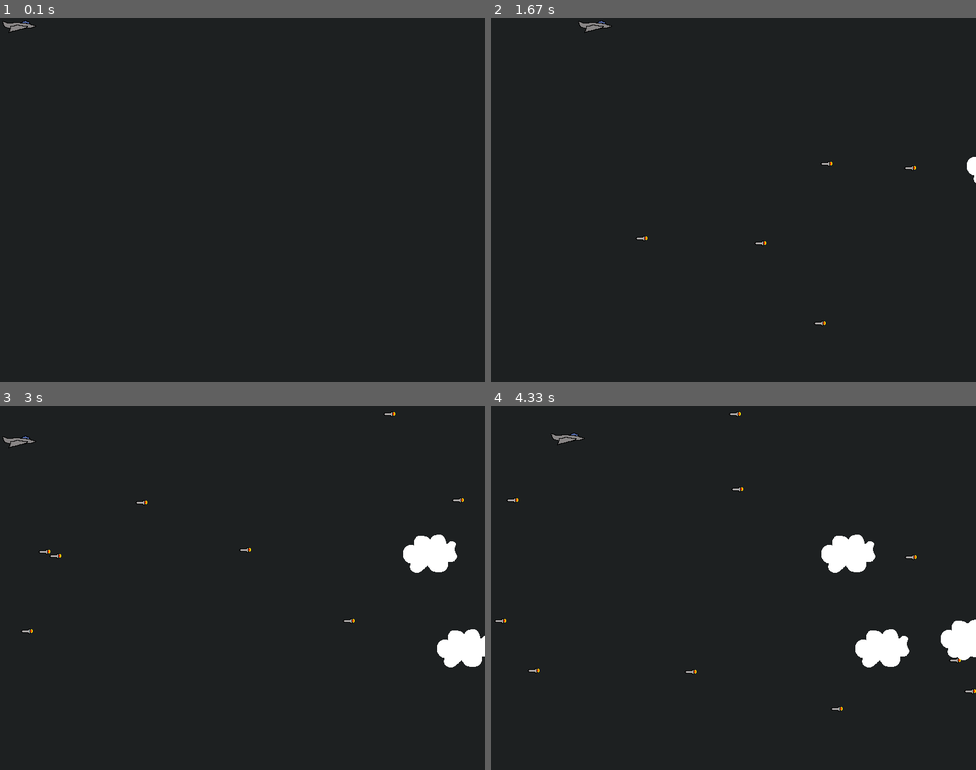
Above: before the commit, frames 1-4 (two rows, left to right).
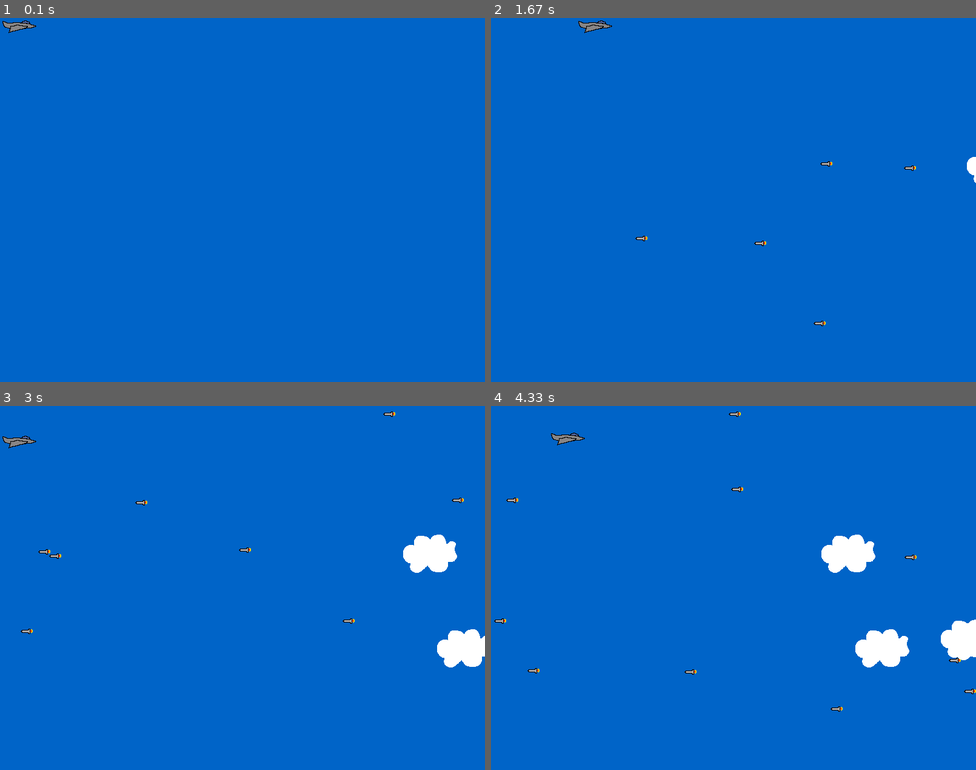
Above: after the commit, the same moments.

Repository: the-nostromo-1/pygame_testing
Game: pygame game, started from pygame_test_2.py
Two runs of this game, one before a commit and one after it. Both use one fixed random seed, a clock stepped at 60 frames per second and the inputs below.
Inputs:
- Up to frame 1 (0.1 s): no input
- Up to frame 2 (1.67 s): hold Right 0.33-0.8 s; hold Up 0.83-1.13 s; hold Right 1.17-1.63 s
- Up to frame 3 (3 s): hold Left 1.67-2.2 s; hold Down 2.23-2.53 s; hold Left 2.57-2.97 s
- Up to frame 4 (4.33 s): hold Up 3-3.37 s; hold Right 3.4-4.03 s; hold Down from 4.07 s (still down)

The runs differ from the first frame. In frame 1, 100% of the frame differs, in the area x 0-100%, y 0-100%; in frame 2, 100%; in frame 3, 98%; in frame 4, 97%.

Commit message:
Changed background color

Diff:
--- a/pygame_test_2.py
+++ b/pygame_test_2.py
@@ -230,7 +230,7 @@
     player.update(pressed_keys)
 
     # fill screen with color
-    screen.fill((29, 32, 33))
+    screen.fill((0, 100, 200))
 
     # draw all sprites
     for entity in all_sprites:
